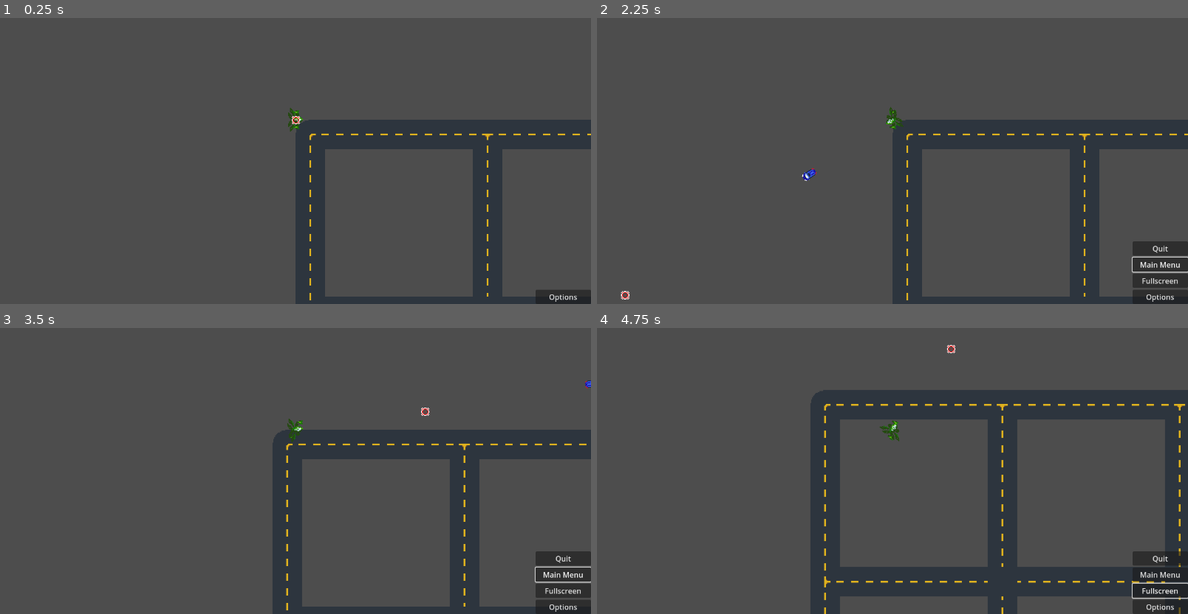
Above: before the commit, frames 1-4 (two rows, left to right).
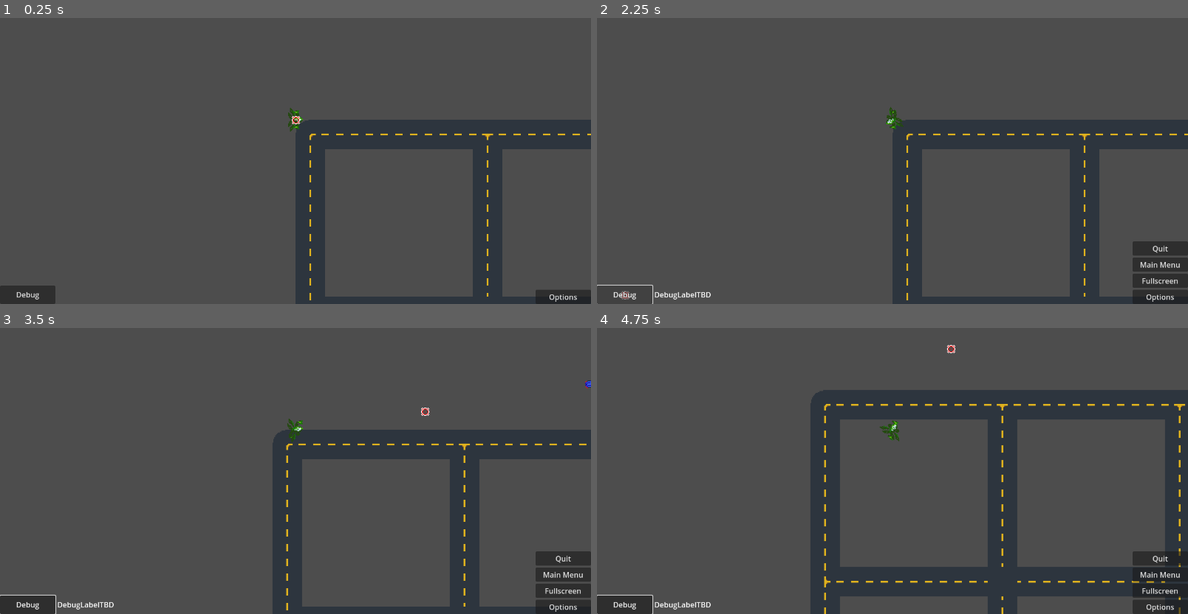
Above: after the commit, the same moments.

Repository: asoberbeck/mj6a
Game: Godot game, scene res://mockup.tscn
Two runs of this game, one before a commit and one after it. Both use one fixed random seed, a clock stepped at 60 frames per second and the inputs below.
Inputs (mouse positions are in pixels of both pictures, inside the frame that each line leads up to):
- Up to frame 1 (0.25 s): no input
- Up to frame 2 (2.25 s): click "Options" at 0.5 s; click "Main Menu" at 1.25 s; click (626, 295) at 2 s, where only the run after the commit has a clickable "Debug"
- Up to frame 3 (3.5 s): move the mouse to (425, 410) at 2.77 s; press the mouse at (425, 410) at 2.78 s; hold Right (ui_right) from 2.78 s (still down)
- Up to frame 4 (4.75 s): move the mouse to (774, 448) at 3.52 s; release Right (ui_right) at 3.53 s; release the mouse at (774, 448) at 3.53 s; hold Down (ui_down) 3.53-4.28 s; tap Mouse wheel up (zoom_in) at 3.6 s; move the mouse to (951, 348) at 4.27 s; hold Right (ui_right) from 4.28 s (still down); hold Mouse wheel down (zoom_out) from 4.28 s (still down)

The runs differ from the first frame. In frame 1, 0.6% of the frame differs, in the area x 0-10%, y 93-100%; in frame 2, 0.4%; in frame 3, 0.8%; in frame 4, 0.8%, in the area x 0-100%, y 88-100%.

Commit message:
debug button, autoload Mockup for global debug setting

Diff:
--- /dev/null
+++ b/menus_canvas.gd
@@ -0,0 +1,31 @@
+extends CanvasLayer
+
+var hide_options_buttons = true
+
+func _on_options_button_pressed():
+	hide_options_buttons = not hide_options_buttons
+	if hide_options_buttons:
+		$OptionsVBox/FullscreenButton.hide()
+		$OptionsVBox/MainMenuButton.hide()
+		$OptionsVBox/QuitButton.hide()
+	else:
+		$OptionsVBox/FullscreenButton.show()
+		$OptionsVBox/MainMenuButton.show()
+		$OptionsVBox/QuitButton.show()
+
+func _on_fullscreen_button_pressed():
+	if DisplayServer.window_get_mode() == DisplayServer.WindowMode.WINDOW_MODE_WINDOWED:
+		DisplayServer.window_set_mode(DisplayServer.WindowMode.WINDOW_MODE_FULLSCREEN)
+	else:
+		DisplayServer.window_set_mode(DisplayServer.WindowMode.WINDOW_MODE_WINDOWED)
+	_on_options_button_pressed()
+
+func _on_quit_button_pressed():
+	get_tree().quit()
+
+func _on_debug_button_pressed():
+	Mockup.debug_mode = not Mockup.debug_mode
+	if Mockup.debug_mode:
+		$DebugHBox/DebugLabel.show()
+	else:
+		$DebugHBox/DebugLabel.hide()
--- a/mockup.gd
+++ b/mockup.gd
@@ -1,4 +1,6 @@
 extends Node2D
+
+@export var debug_mode = false
 
 func _input(event):
 	if event.is_action_pressed("ui_cancel"):
--- a/mockup.tscn
+++ b/mockup.tscn
@@ -1,15 +1,15 @@
 [gd_scene load_steps=16 format=4 uid="uid://ue2jnx3xbrfq"]
 
-[ext_resource type="Script" path="res://mockup.gd" id="1_4g3pk"]
+[ext_resource type="Script" uid="uid://cuuts1n3867n7" path="res://mockup.gd" id="1_4g3pk"]
 [ext_resource type="Texture2D" uid="uid://csdakyqomg8pt" path="res://tilesheet.png" id="1_dqb14"]
 [ext_resource type="Script" uid="uid://dar2r1d2qf1rf" path="res://mockup_player.gd" id="2_pp484"]
 [ext_resource type="Texture2D" uid="uid://cffoi58fnf05a" path="res://assets/road_bin_mapped.png" id="3_icy5f"]
 [ext_resource type="Script" uid="uid://e4w1qcer0bod" path="res://road_tm.gd" id="3_rho02"]
 [ext_resource type="Texture2D" uid="uid://bk41vqc8a7tcv" path="res://assets/torso.png" id="5_u731o"]
-[ext_resource type="Script" uid="uid://dlttmj4f4xl5r" path="res://aim_spot.gd" id="6_cq8ym"]
+[ext_resource type="Script" path="res://aim_spot.gd" id="6_cq8ym"]
 [ext_resource type="Texture2D" uid="uid://c4g2hiij3qauy" path="res://assets/appendages.png" id="6_fo7ma"]
 [ext_resource type="Texture2D" uid="uid://stlqmg6xdtgs" path="res://assets/reticle.png" id="8_rho02"]
-[ext_resource type="Script" uid="uid://bbp336fjnxmgk" path="res://options_v_box.gd" id="9_icy5f"]
+[ext_resource type="Script" uid="uid://b5vsrsvgxy6h0" path="res://menus_canvas.gd" id="10_fo7ma"]
 
 [sub_resource type="TileSetAtlasSource" id="TileSetAtlasSource_pp484"]
 texture = ExtResource("1_dqb14")
@@ -88,8 +88,6 @@
 script = ExtResource("3_rho02")
 
 [node name="BulletsCollection" type="Node2D" parent="."]
-city_width = 20
-city_height = 20
 
 [node name="Mech" type="CharacterBody2D" parent="."]
 script = ExtResource("2_pp484")
@@ -127,9 +125,10 @@
 [node name="Sprite2D" type="Sprite2D" parent="AimSpot"]
 texture = ExtResource("8_rho02")
 
-[node name="CanvasLayer" type="CanvasLayer" parent="."]
+[node name="MenusCanvas" type="CanvasLayer" parent="."]
+script = ExtResource("10_fo7ma")
 
-[node name="OptionsVBox" type="VBoxContainer" parent="CanvasLayer"]
+[node name="OptionsVBox" type="VBoxContainer" parent="MenusCanvas"]
 custom_minimum_size = Vector2(120, 0)
 anchors_preset = 3
 anchor_left = 1.0
@@ -140,27 +139,46 @@
 offset_top = -31.0
 grow_horizontal = 0
 grow_vertical = 0
-script = ExtResource("9_icy5f")
 
-[node name="QuitButton" type="Button" parent="CanvasLayer/OptionsVBox"]
+[node name="QuitButton" type="Button" parent="MenusCanvas/OptionsVBox"]
 visible = false
 layout_mode = 2
 text = "Quit"
 
-[node name="MainMenuButton" type="Button" parent="CanvasLayer/OptionsVBox"]
+[node name="MainMenuButton" type="Button" parent="MenusCanvas/OptionsVBox"]
 visible = false
 layout_mode = 2
 text = "Main Menu"
 
-[node name="FullscreenButton" type="Button" parent="CanvasLayer/OptionsVBox"]
+[node name="FullscreenButton" type="Button" parent="MenusCanvas/OptionsVBox"]
 visible = false
 layout_mode = 2
 text = "Fullscreen"
 
-[node name="OptionsButton" type="Button" parent="CanvasLayer/OptionsVBox"]
+[node name="OptionsButton" type="Button" parent="MenusCanvas/OptionsVBox"]
+custom_minimum_size = Vector2(120, 0)
 layout_mode = 2
 text = "Options"
 
-[connection signal="pressed" from="CanvasLayer/OptionsVBox/QuitButton" to="CanvasLayer/OptionsVBox" method="_on_quit_button_pressed"]
-[connection signal="pressed" from="CanvasLayer/OptionsVBox/FullscreenButton" to="CanvasLayer/OptionsVBox" method="_on_fullscreen_button_pressed"]
-[connection signal="pressed" from="CanvasLayer/OptionsVBox/OptionsButton" to="CanvasLayer/OptionsVBox" method="_on_options_button_pressed"]
+[node name="DebugHBox" type="HBoxContainer" parent="MenusCanvas"]
+anchors_preset = 2
+anchor_top = 1.0
+anchor_bottom = 1.0
+offset_top = -40.0
+offset_right = 58.0
+grow_vertical = 0
+
+[node name="DebugButton" type="Button" parent="MenusCanvas/DebugHBox"]
+custom_minimum_size = Vector2(120, 0)
+layout_mode = 2
+text = "Debug"
+
+[node name="DebugLabel" type="Label" parent="MenusCanvas/DebugHBox"]
+visible = false
+layout_mode = 2
+text = "DebugLabelTBD"
+
+[connection signal="pressed" from="MenusCanvas/OptionsVBox/QuitButton" to="MenusCanvas" method="_on_quit_button_pressed"]
+[connection signal="pressed" from="MenusCanvas/OptionsVBox/FullscreenButton" to="MenusCanvas" method="_on_fullscreen_button_pressed"]
+[connection signal="pressed" from="MenusCanvas/OptionsVBox/OptionsButton" to="MenusCanvas" method="_on_options_button_pressed"]
+[connection signal="pressed" from="MenusCanvas/DebugHBox/DebugButton" to="MenusCanvas" method="_on_debug_button_pressed"]
--- a/options_v_box.gd
+++ /dev/null
@@ -1,24 +0,0 @@
-extends VBoxContainer
-
-var hide_buttons = true
-
-func _on_options_button_pressed():
-	hide_buttons = not hide_buttons
-	if hide_buttons:
-		$FullscreenButton.hide()
-		$MainMenuButton.hide()
-		$QuitButton.hide()
-	else:
-		$FullscreenButton.show()
-		$MainMenuButton.show()
-		$QuitButton.show()
-
-func _on_fullscreen_button_pressed():
-	if DisplayServer.window_get_mode() == DisplayServer.WindowMode.WINDOW_MODE_WINDOWED:
-		DisplayServer.window_set_mode(DisplayServer.WindowMode.WINDOW_MODE_FULLSCREEN)
-	else:
-		DisplayServer.window_set_mode(DisplayServer.WindowMode.WINDOW_MODE_WINDOWED)
-	_on_options_button_pressed()
-
-func _on_quit_button_pressed():
-	get_tree().quit()
--- a/project.godot
+++ b/project.godot
@@ -14,6 +14,10 @@
 run/main_scene="uid://ue2jnx3xbrfq"
 config/features=PackedStringArray("4.4", "GL Compatibility")
 config/icon="res://icon.svg"
+
+[autoload]
+
+Mockup="*res://mockup.gd"
 
 [display]
 
Not shown, added: menus_canvas.gd.uid
Not shown, removed: options_v_box.gd.uid
